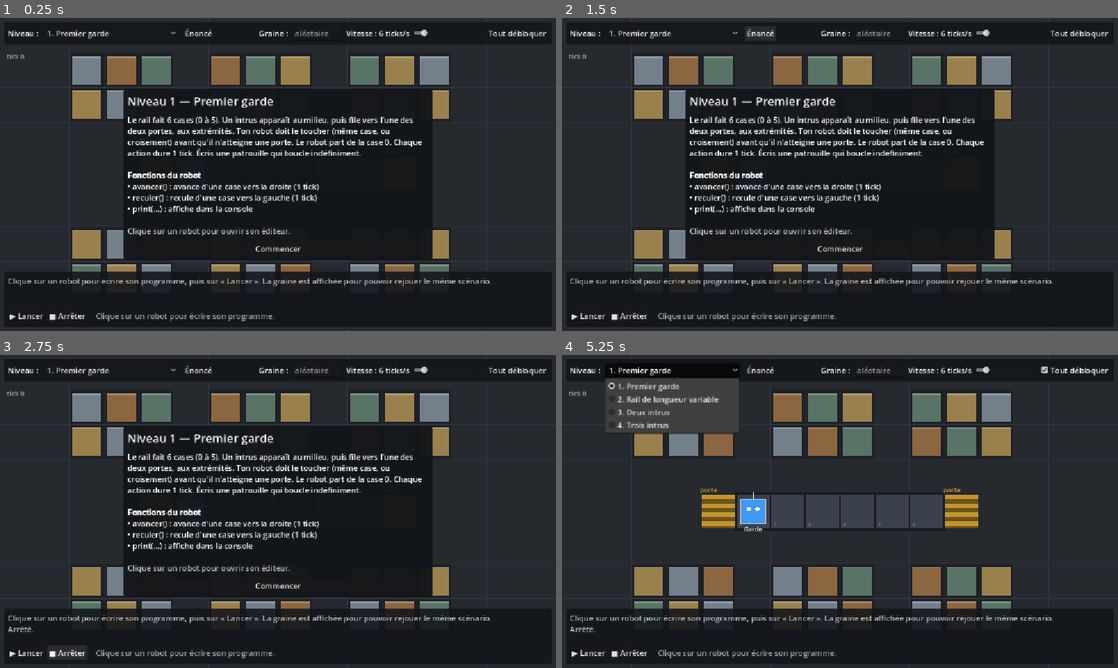
Above: before the commit, frames 1-4 (two rows, left to right).
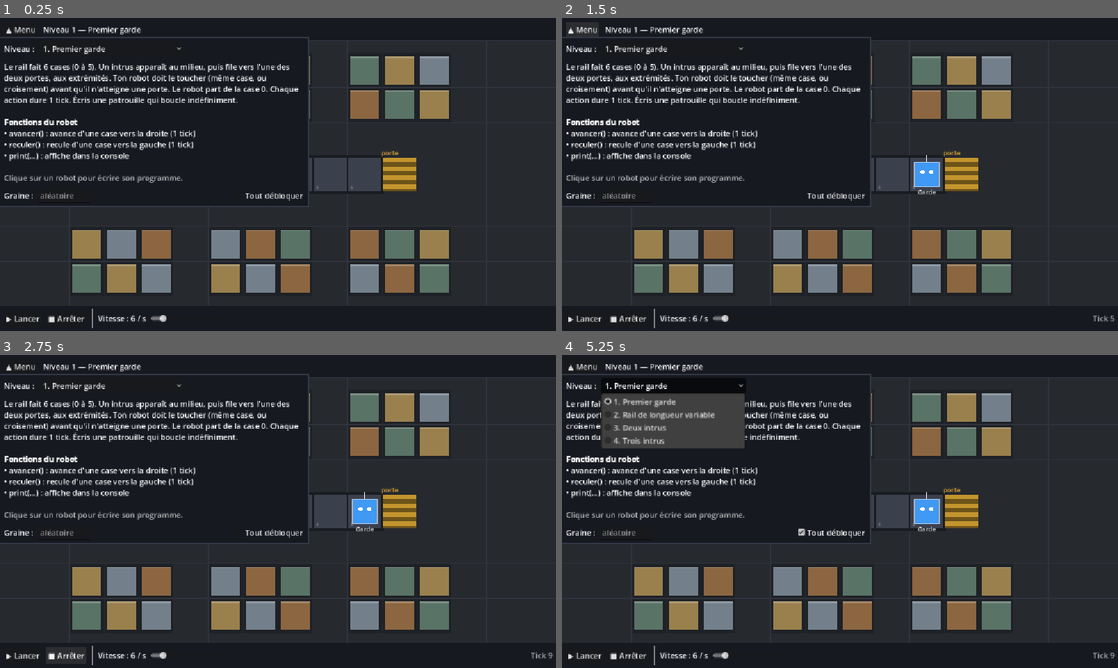
Above: after the commit, the same moments.

Repository: YohanPoirier/jeu_securite
Game: Godot game, scene res://main.tscn
Same seed, same stepped clock (60 frames per second), same inputs: the game is played once before the commit and once after it.
Inputs (mouse positions are in pixels of both pictures, inside the frame that each line leads up to):
- Up to frame 1 (0.25 s): no input
- Up to frame 2 (1.5 s): click "▶ Lancer" at 0.5 s; click "Énoncé" (after the commit: "☰ Menu") at 1.25 s
- Up to frame 3 (2.75 s): click "■ Arrêter" at 2 s
- Up to frame 4 (5.25 s): click (840, 586) at 2.75 s, where only the run before the commit has a clickable "Commencer"; click "1. Premier garde" at 3.5 s; click "Tout débloquer" at 4.25 s; click "1. Premier garde" at 5 s

The runs differ from the first frame. In frame 1, 22% of the frame differs, in the area x 0-100%, y 0-100%; in frame 2, 23%; in frame 3, 23%; in frame 4, 18%.

Commit message:
Interface épurée : menu déroulant, barre de lancement en bas, éditeur collé à droite, sans transparence
- Barre fine en haut (nom du niveau) + menu déroulant (niveau, scénario, fonctions, graine) ; il se déroule au début d'un niveau
- Barre du bas : Lancer, Arrêter, vitesse, résultat et numéro de tick
- Éditeur du robot collé au bord droit, console en dessous ; liste des fonctions déplacée dans le menu
- Tous les panneaux sont opaques

Co-Authored-By: Claude Sonnet 5.5 <noreply@anthropic.com>
Claude-Session: https://claude.ai/code/session_01Qn8oNbxsrQNPS2EWgssgFJ

Diff:
--- a/scripts/main.gd
+++ b/scripts/main.gd
@@ -1,16 +1,22 @@
 extends Control
-## Interface : l'entrepôt en plein écran, avec par-dessus
-##  - une barre du haut (niveau, graine, vitesse),
-##  - une barre du bas (console, Lancer / Arrêter),
-##  - l'énoncé du niveau, affiché une seule fois au début du niveau (bouton « Énoncé » pour le relire),
-##  - l'éditeur d'un robot, qui s'ouvre en cliquant sur ce robot (un éditeur par robot).
+## Interface épurée : l'entrepôt en plein écran et trois zones opaques par-dessus.
+##   - en haut : une barre fine (nom du niveau) et un menu déroulant (niveau, scénario, graine) ;
+##     il se déroule tout seul au début d'un niveau pour montrer le scénario ;
+##   - en bas : lancement du code (Lancer, Arrêter, vitesse) et résultat ;
+##   - à droite, collé au bord : l'éditeur du robot sur lequel on a cliqué (un éditeur par robot),
+##     avec la console en dessous.
 
 const Interp = preload("res://scripts/interpreter.gd")
 const World = preload("res://scripts/world.gd")
 const RailView = preload("res://scripts/rail_view.gd")
 
 const SAVE_PATH := "user://progression.cfg"
-const PANEL_BG := Color(0.07, 0.08, 0.10, 0.88)
+const TOP_H := 40
+const BOTTOM_H := 52
+const EDITOR_W := 520
+const MENU_W := 640
+const PANEL_BG := Color(0.09, 0.10, 0.13)
+const BORDER := Color(0.20, 0.22, 0.27)
 
 var levels: Array = []
 var unlocked := 1
@@ -24,21 +30,23 @@
 var open_robot := ""
 
 var view
+var menu_btn: Button
+var title_label: Label
+var menu_panel: PanelContainer
+var menu_text: RichTextLabel
 var level_select: OptionButton
 var seed_edit: LineEdit
+var unlock_all: CheckBox
+var btn_run: Button
+var btn_stop: Button
 var speed_slider: HSlider
 var speed_label: Label
-var unlock_all: CheckBox
-var console: RichTextLabel
-var btn_run: Button
-var btn_stop: Button
+var tick_label: Label
+var status_label: Label
 var editor_panel: PanelContainer
 var editor_title: Label
-var editor_doc: RichTextLabel
 var editor_holder: VBoxContainer
-var briefing_panel: PanelContainer
-var briefing_title: Label
-var briefing_text: RichTextLabel
+var console: RichTextLabel
 
 
 func _ready() -> void:
@@ -81,12 +89,14 @@
 
 # ---------- construction de l'interface ----------
 
-func _panel(bg: Color = PANEL_BG) -> PanelContainer:
+## Panneau opaque, à angles droits, avec un filet de séparation.
+func _panel() -> PanelContainer:
 	var p := PanelContainer.new()
 	var sb := StyleBoxFlat.new()
-	sb.bg_color = bg
+	sb.bg_color = PANEL_BG
+	sb.border_color = BORDER
+	sb.set_border_width_all(1)
 	sb.set_content_margin_all(8)
-	sb.set_corner_radius_all(6)
 	p.add_theme_stylebox_override("panel", sb)
 	return p
 
@@ -95,6 +105,12 @@
 	var l := Label.new()
 	l.text = t
 	return l
+
+
+func _spacer() -> Control:
+	var s := Control.new()
+	s.size_flags_horizontal = Control.SIZE_EXPAND_FILL
+	return s
 
 
 func _build_ui() -> void:
@@ -104,66 +120,76 @@
 	view.robot_clicked.connect(_open_editor)
 	add_child(view)
 
-	# --- barre du haut ---
+	_build_editor_panel()
+	_build_bottom_bar()
+	_build_menu()
+	_update_speed_label()
+	_refresh_level_items()
+
+
+func _build_menu() -> void:
+	# barre fine du haut : bouton de menu + nom du niveau
 	var top := _panel()
 	top.set_anchors_preset(Control.PRESET_TOP_WIDE)
-	top.offset_left = 8
-	top.offset_right = -8
-	top.offset_top = 8
+	top.custom_minimum_size = Vector2(0, TOP_H)
 	add_child(top)
 	var th := HBoxContainer.new()
-	th.add_theme_constant_override("separation", 10)
+	th.add_theme_constant_override("separation", 12)
 	top.add_child(th)
-	th.add_child(_label("Niveau :"))
+	menu_btn = Button.new()
+	menu_btn.pressed.connect(func(): _set_menu(not menu_panel.visible))
+	th.add_child(menu_btn)
+	title_label = Label.new()
+	title_label.add_theme_font_size_override("font_size", 16)
+	th.add_child(title_label)
+
+	# menu déroulant, sous la barre, à gauche
+	menu_panel = _panel()
+	menu_panel.set_anchors_preset(Control.PRESET_TOP_LEFT)
+	menu_panel.offset_top = TOP_H
+	menu_panel.custom_minimum_size = Vector2(MENU_W, 0)
+	menu_panel.visible = false
+	add_child(menu_panel)
+	var mv := VBoxContainer.new()
+	mv.add_theme_constant_override("separation", 10)
+	menu_panel.add_child(mv)
+	var row := HBoxContainer.new()
+	row.add_theme_constant_override("separation", 10)
+	mv.add_child(row)
+	row.add_child(_label("Niveau :"))
 	level_select = OptionButton.new()
-	level_select.custom_minimum_size = Vector2(280, 0)
+	level_select.custom_minimum_size = Vector2(300, 0)
 	level_select.item_selected.connect(func(i): _select_level(i))
-	th.add_child(level_select)
-	var b_brief := Button.new()
-	b_brief.text = "Énoncé"
-	b_brief.pressed.connect(func(): _show_briefing(true))
-	th.add_child(b_brief)
-	var spacer := Control.new()
-	spacer.size_flags_horizontal = Control.SIZE_EXPAND_FILL
-	th.add_child(spacer)
-	th.add_child(_label("Graine :"))
+	row.add_child(level_select)
+	menu_text = RichTextLabel.new()
+	menu_text.bbcode_enabled = true
+	menu_text.fit_content = true
+	menu_text.scroll_active = false
+	mv.add_child(menu_text)
+	var row2 := HBoxContainer.new()
+	row2.add_theme_constant_override("separation", 10)
+	mv.add_child(row2)
+	row2.add_child(_label("Graine :"))
 	seed_edit = LineEdit.new()
 	seed_edit.placeholder_text = "aléatoire"
-	seed_edit.custom_minimum_size = Vector2(100, 0)
-	th.add_child(seed_edit)
-	speed_label = _label("")
-	th.add_child(speed_label)
-	speed_slider = HSlider.new()
-	speed_slider.min_value = 1
-	speed_slider.max_value = 40
-	speed_slider.step = 1
-	speed_slider.value = 6
-	speed_slider.custom_minimum_size = Vector2(120, 0)
-	speed_slider.size_flags_vertical = Control.SIZE_SHRINK_CENTER
-	speed_slider.value_changed.connect(func(_v): _update_speed_label())
-	th.add_child(speed_slider)
+	seed_edit.custom_minimum_size = Vector2(110, 0)
+	row2.add_child(seed_edit)
+	row2.add_child(_spacer())
 	unlock_all = CheckBox.new()
 	unlock_all.text = "Tout débloquer"
 	unlock_all.toggled.connect(func(_b): _refresh_level_items())
-	th.add_child(unlock_all)
-
-	# --- barre du bas : console + boutons ---
+	row2.add_child(unlock_all)
+
+
+func _build_bottom_bar() -> void:
 	var bottom := _panel()
 	bottom.set_anchors_preset(Control.PRESET_BOTTOM_WIDE)
 	bottom.grow_vertical = Control.GROW_DIRECTION_BEGIN
-	bottom.offset_left = 8
-	bottom.offset_right = -8
-	bottom.offset_bottom = -8
+	bottom.custom_minimum_size = Vector2(0, BOTTOM_H)
 	add_child(bottom)
-	var bv := VBoxContainer.new()
-	bottom.add_child(bv)
-	console = RichTextLabel.new()
-	console.bbcode_enabled = true
-	console.scroll_following = true
-	console.custom_minimum_size = Vector2(0, 64)
-	bv.add_child(console)
 	var bh := HBoxContainer.new()
-	bv.add_child(bh)
+	bh.add_theme_constant_override("separation", 10)
+	bottom.add_child(bh)
 	btn_run = Button.new()
 	btn_run.text = "▶ Lancer"
 	btn_run.pressed.connect(_on_run)
@@ -172,17 +198,34 @@
 	btn_stop.text = "■ Arrêter"
 	btn_stop.pressed.connect(_on_stop)
 	bh.add_child(btn_stop)
-	var hint := _label("   Clique sur un robot pour écrire son programme.")
-	hint.modulate = Color(1, 1, 1, 0.6)
-	bh.add_child(hint)
-
-	# --- éditeur d'un robot (panneau à droite, caché au départ) ---
+	bh.add_child(VSeparator.new())
+	speed_label = _label("")
+	bh.add_child(speed_label)
+	speed_slider = HSlider.new()
+	speed_slider.min_value = 1
+	speed_slider.max_value = 40
+	speed_slider.step = 1
+	speed_slider.value = 6
+	speed_slider.custom_minimum_size = Vector2(150, 0)
+	speed_slider.size_flags_vertical = Control.SIZE_SHRINK_CENTER
+	speed_slider.value_changed.connect(func(_v): _update_speed_label())
+	bh.add_child(speed_slider)
+	bh.add_child(_spacer())
+	status_label = _label("")
+	bh.add_child(status_label)
+	tick_label = _label("")
+	tick_label.modulate = Color(1, 1, 1, 0.6)
+	bh.add_child(tick_label)
+
+
+func _build_editor_panel() -> void:
+	# collé au bord droit, entre la barre du haut et celle du bas
 	editor_panel = _panel()
 	editor_panel.set_anchors_preset(Control.PRESET_RIGHT_WIDE)
-	editor_panel.offset_left = -580
-	editor_panel.offset_right = -8
-	editor_panel.offset_top = 64
-	editor_panel.offset_bottom = -140
+	editor_panel.offset_left = -EDITOR_W
+	editor_panel.offset_right = 0
+	editor_panel.offset_top = TOP_H
+	editor_panel.offset_bottom = -BOTTOM_H
 	editor_panel.visible = false
 	add_child(editor_panel)
 	var ev := VBoxContainer.new()
@@ -190,53 +233,27 @@
 	var eh := HBoxContainer.new()
 	ev.add_child(eh)
 	editor_title = Label.new()
-	editor_title.add_theme_font_size_override("font_size", 18)
+	editor_title.add_theme_font_size_override("font_size", 16)
 	editor_title.size_flags_horizontal = Control.SIZE_EXPAND_FILL
 	eh.add_child(editor_title)
+	var b_reset := Button.new()
+	b_reset.text = "↺ Code de départ"
+	b_reset.flat = true
+	b_reset.pressed.connect(_on_reset_code)
+	eh.add_child(b_reset)
 	var b_close := Button.new()
 	b_close.text = "✕"
+	b_close.flat = true
 	b_close.pressed.connect(_close_editor)
 	eh.add_child(b_close)
 	editor_holder = VBoxContainer.new()
 	editor_holder.size_flags_vertical = Control.SIZE_EXPAND_FILL
 	ev.add_child(editor_holder)
-	editor_doc = RichTextLabel.new()
-	editor_doc.bbcode_enabled = true
-	editor_doc.scroll_active = true
-	editor_doc.custom_minimum_size = Vector2(0, 84)
-	editor_doc.add_theme_font_size_override("normal_font_size", 12)
-	ev.add_child(editor_doc)
-	var b_reset := Button.new()
-	b_reset.text = "↺ Code de départ"
-	b_reset.pressed.connect(_on_reset_code)
-	ev.add_child(b_reset)
-
-	# --- énoncé du niveau (fenêtre centrée) ---
-	briefing_panel = _panel(Color(0.07, 0.08, 0.10, 0.96))
-	briefing_panel.set_anchors_preset(Control.PRESET_CENTER)
-	briefing_panel.custom_minimum_size = Vector2(640, 0)
-	briefing_panel.grow_horizontal = Control.GROW_DIRECTION_BOTH
-	briefing_panel.grow_vertical = Control.GROW_DIRECTION_BOTH
-	briefing_panel.visible = false
-	add_child(briefing_panel)
-	var bpv := VBoxContainer.new()
-	bpv.add_theme_constant_override("separation", 10)
-	briefing_panel.add_child(bpv)
-	briefing_title = Label.new()
-	briefing_title.add_theme_font_size_override("font_size", 24)
-	bpv.add_child(briefing_title)
-	briefing_text = RichTextLabel.new()
-	briefing_text.bbcode_enabled = true
-	briefing_text.fit_content = true
-	briefing_text.scroll_active = false
-	bpv.add_child(briefing_text)
-	var b_go := Button.new()
-	b_go.text = "Commencer"
-	b_go.pressed.connect(func(): _show_briefing(false))
-	bpv.add_child(b_go)
-
-	_update_speed_label()
-	_refresh_level_items()
+	console = RichTextLabel.new()
+	console.bbcode_enabled = true
+	console.scroll_following = true
+	console.custom_minimum_size = Vector2(0, 90)
+	ev.add_child(console)
 
 
 func _make_editor() -> CodeEdit:
@@ -265,7 +282,7 @@
 
 
 func _update_speed_label() -> void:
-	speed_label.text = "Vitesse : %d ticks/s" % int(speed_slider.value)
+	speed_label.text = "Vitesse : %d / s" % int(speed_slider.value)
 
 
 func _refresh_level_items() -> void:
@@ -274,6 +291,28 @@
 		level_select.add_item("%d. %s" % [i + 1, levels[i].titre])
 		level_select.set_item_disabled(i, i >= unlocked and not unlock_all.button_pressed)
 	level_select.select(cur)
+
+
+# ---------- menu déroulant ----------
+
+func _set_menu(show: bool) -> void:
+	menu_panel.visible = show
+	menu_btn.text = "▲ Menu" if show else "☰ Menu"
+	if show:
+		menu_text.text = _statement_text(levels[cur])
+
+
+func _statement_text(lv: Dictionary) -> String:
+	var t := String(lv.enonce) + "\n\n[b]Fonctions du robot[/b]\n"
+	for f in lv.api:
+		t += "• " + World.API_DOC[f] + "\n"
+	for b in lv.get("builtins", []):
+		if b == "print":
+			t += "• print(...) : affiche dans la console\n"
+		elif b == "range":
+			t += "• range(n) : à utiliser avec for\n"
+	t += "\n[color=gray]Clique sur un robot pour écrire son programme.[/color]"
+	return t
 
 
 # ---------- niveaux ----------
@@ -292,6 +331,7 @@
 	cur = idx
 	var lv: Dictionary = levels[cur]
 	level_select.select(cur)
+	title_label.text = "Niveau %d — %s" % [cur + 1, lv.titre]
 	# un éditeur par robot
 	for id in editors:
 		editors[id].queue_free()
@@ -305,39 +345,13 @@
 		editor_holder.add_child(e)
 		editors[spec.id] = e
 	console.clear()
-	_log("[color=gray]Clique sur un robot pour écrire son programme, puis sur « Lancer ». La graine est affichée pour pouvoir rejouer le même scénario.[/color]")
+	status_label.text = ""
 	world = World.new(lv, {}, 0)
 	view.world = world
 	view.alpha = 1.0
 	view.queue_redraw()
-	_show_briefing(true)
-
-
-func _show_briefing(show: bool) -> void:
-	briefing_panel.visible = show
-	if show:
-		var lv: Dictionary = levels[cur]
-		briefing_title.text = "Niveau %d — %s" % [cur + 1, lv.titre]
-		briefing_text.text = _statement_text(lv)
-
-
-func _statement_text(lv: Dictionary) -> String:
-	var t := String(lv.enonce) + "\n\n[b]Fonctions du robot[/b]\n"
-	t += _api_list(lv)
-	t += "\n[color=gray]Clique sur un robot pour ouvrir son éditeur.[/color]"
-	return t
-
-
-func _api_list(lv: Dictionary) -> String:
-	var t := ""
-	for f in lv.api:
-		t += "• " + World.API_DOC[f] + "\n"
-	for b in lv.get("builtins", []):
-		if b == "print":
-			t += "• print(...) : affiche dans la console\n"
-		elif b == "range":
-			t += "• range(n) : à utiliser avec for\n"
-	return t
+	tick_label.text = ""
+	_set_menu(true)  # le scénario s'affiche au début du niveau
 
 
 # ---------- éditeurs ----------
@@ -350,14 +364,14 @@
 
 
 func _open_editor(id: String) -> void:
-	if not editors.has(id) or briefing_panel.visible:
+	if not editors.has(id):
 		return
+	_set_menu(false)
 	open_robot = id
 	for k in editors:
 		editors[k].visible = (k == id)
 		editors[k].editable = not running
 	editor_title.text = "Programme — %s" % _robot_name(id)
-	editor_doc.text = "[color=gray]" + _api_list(levels[cur]).strip_edges() + "[/color]"
 	editor_panel.visible = true
 
 
@@ -374,9 +388,8 @@
 # ---------- exécution ----------
 
 func _on_run() -> void:
-	if briefing_panel.visible:
-		return
 	var lv: Dictionary = levels[cur]
+	_set_menu(false)
 	_save_editors()
 	_save_progress()
 	_clear_marks()
@@ -384,7 +397,9 @@
 	for id in editors:
 		var res := Interp.compile(editors[id].text, lv.get("syntaxe", []), lv.get("api", []), lv.get("builtins", []))
 		if not res.ok:
+			console.clear()
 			_log("[color=tomato]%s — ligne %d : %s[/color]" % [_robot_name(id), res.line, res.msg])
+			_set_status("Erreur dans le programme de %s" % _robot_name(id), Color.TOMATO)
 			_open_editor(id)
 			_mark_line(id, res.line)
 			return
@@ -396,7 +411,8 @@
 	else:
 		s = randi() % 1000000
 	console.clear()
-	_log("[color=gray]Lancement — graine %d[/color]" % s)
+	_log("[color=gray]Graine %d[/color]" % s)
+	_set_status("", Color.WHITE)
 	world = World.new(lv, compiled, s)
 	view.world = world
 	view.alpha = 1.0
@@ -405,6 +421,11 @@
 	view.queue_redraw()
 
 
+func _set_status(t: String, c: Color) -> void:
+	status_label.text = t
+	status_label.modulate = c
+
+
 func _set_running(r: bool) -> void:
 	running = r
 	for id in editors:
@@ -412,8 +433,9 @@
 
 
 func _on_stop() -> void:
+	if running:
+		_log("[color=gray]Arrêté.[/color]")
 	_stop()
-	_log("[color=gray]Arrêté.[/color]")
 
 
 func _stop() -> void:
@@ -437,6 +459,7 @@
 			break
 		for rb in world.robots:
 			_mark_line(rb.id, rb.vm.last_line)
+	tick_label.text = "Tick %d" % world.tick_n
 	view.alpha = clampf(timer / interval, 0.0, 1.0) if running else 1.0
 	view.queue_redraw()
 
@@ -455,15 +478,19 @@
 	view.queue_redraw()
 	match world.status:
 		"victoire":
-			_log("[color=lightgreen][b]Victoire ![/b] %s[/color]" % world.message)
+			var msg := "Victoire !"
 			if cur + 1 == unlocked and unlocked < levels.size():
 				unlocked += 1
-				_log("[color=lightgreen]Niveau %d débloqué.[/color]" % unlocked)
+				msg += " Niveau %d débloqué." % unlocked
 				_refresh_level_items()
+			_set_status(msg, Color.LIGHT_GREEN)
+			_log("[color=lightgreen]%s[/color]" % world.message)
 			_save_progress()
 		"defaite":
-			_log("[color=orange]Échec : %s[/color] [color=gray](graine %d)[/color]" % [world.message, world.seed_used])
+			_set_status("Échec : %s" % world.message, Color.ORANGE)
+			_log("[color=orange]%s[/color] [color=gray](graine %d)[/color]" % [world.message, world.seed_used])
 		"erreur":
+			_set_status("Erreur dans un programme (voir la console)", Color.TOMATO)
 			_log("[color=tomato]%s[/color]" % world.message)
 			for rb in world.robots:
 				if not rb.vm.error.is_empty():
--- a/scripts/rail_view.gd
+++ b/scripts/rail_view.gd
@@ -153,7 +153,6 @@
 		if i == hover:
 			draw_string(font, Vector2(rr.position.x - 40.0, rr.position.y - 20.0), "clic : programmer",
 				HORIZONTAL_ALIGNMENT_CENTER, rr.size.x + 80.0, 13, Color(1, 1, 1, 0.9))
-	draw_string(font, Vector2(14, 84), "tick %d" % world.tick_n, HORIZONTAL_ALIGNMENT_LEFT, -1, 14, Color(1, 1, 1, 0.55))
 
 
 ## Étagères : unités de 3 cases de long, 1 case de large, alignées sur la grille.
--- a/tests/ui_smoke.gd
+++ b/tests/ui_smoke.gd
@@ -10,10 +10,10 @@
 		main.unlock_all.button_pressed = true
 		main._select_level(i)
 		await process_frame
-		if not main.briefing_panel.visible:
-			print("ÉCHEC : l'énoncé devrait s'afficher au début du niveau")
+		if not main.menu_panel.visible:
+			print("ÉCHEC : le menu avec le scénario devrait se dérouler au début du niveau")
 			fails += 1
-		main._show_briefing(false)
+		main._set_menu(false)
 		# clic sur un robot -> son éditeur s'ouvre
 		var rid: String = main.levels[i].robots[0].id
 		main._open_editor(rid)
@@ -34,7 +34,7 @@
 			fails += 1
 	# vrai clic de souris sur le robot dans l'entrepôt
 	main._select_level(0)
-	main._show_briefing(false)
+	main._set_menu(false)
 	main._close_editor()
 	await process_frame
 	var lay: Dictionary = main.view._layout()
@@ -49,7 +49,7 @@
 		fails += 1
 	# erreur de syntaxe : l'éditeur du robot fautif s'ouvre et la ligne est signalée
 	main._select_level(0)
-	main._show_briefing(false)
+	main._set_menu(false)
 	main._close_editor()
 	main.editors["garde"].text = "if True:\n    avancer()\n"
 	main._on_run()
